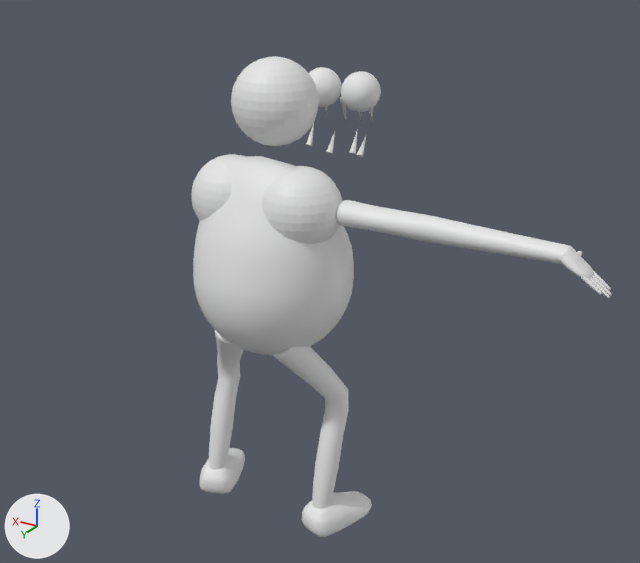
An edit to the Blender file Model/pork/pork.blend, drawn before and after from the same camera.
Camera for both pictures: a camera (50 mm lens) standing at (-1.089, 1.622, 1.435) and looking at (-0.068, -0.08, 0.584). Arrows for +X, +Y and +Z are at lower left; the lights stay in place.

Objects in the first picture: 'Onion_low.002', 'Onion_low.004', 'Onion_low.005', 'Onion_low.006', 'Sphere', 'Sphere.001', 'Sphere.002'.
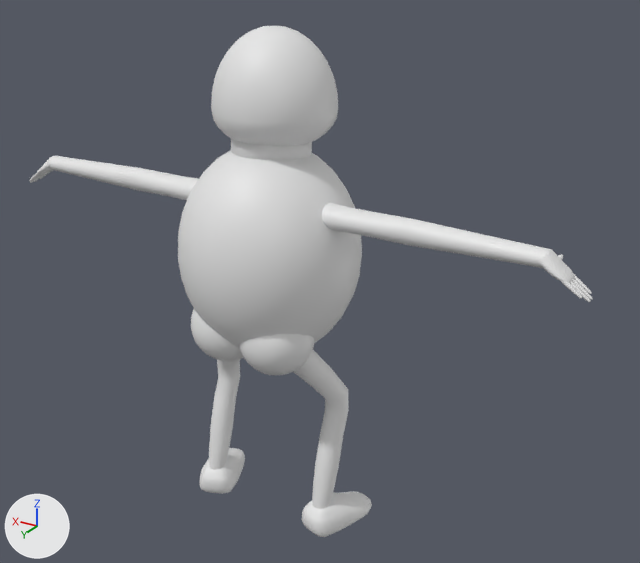
Commit message: pork 모델링 진행중
pork 모델링 진행중

Pixel boxes [x1, y1, x2, y2] of what changed, in the pictures (640 x 563 px; the box of a moved part takes in the faces that stretch with it):
'Sphere', reshaped, moved, rescaled
    before: [193, 156, 354, 355]
    after: [178, 150, 362, 348]
'Sphere.001', reshaped, moved, rescaled (16% narrower, 33% taller)
    before: [191, 154, 343, 244]
    after: [211, 26, 338, 146]
'Onion_low.002', reshaped, moved (104% wider, 48% taller)
    before: [336, 200, 612, 298]
    after: [29, 156, 593, 302]
'Sphere.002', deleted
    before: [231, 56, 319, 146]
'Sphere.003', added
    after: [191, 309, 315, 375]
'Onion_low.006', hidden
    before: [309, 67, 381, 112]
'Cylinder', added
    after: [231, 139, 312, 160]
'Onion_low.005', hidden
    before: [306, 97, 374, 157]
part 1 of me_mesh_003, moved or reshaped
    before: [336, 200, 570, 264]
    after: [322, 203, 551, 268]
part 2 of me_mesh_003, moved or reshaped
    before: [558, 246, 594, 279]
    after: [538, 249, 574, 283]
part 3 of me_mesh_003, moved or reshaped
    before: [581, 277, 602, 295]
    after: [561, 281, 582, 299]
part 4 of me_mesh_003, moved or reshaped
    before: [589, 277, 610, 298]
    after: [572, 279, 593, 300]
part 5 of me_mesh_003, moved or reshaped
    before: [593, 271, 611, 290]
    after: [574, 274, 592, 294]
part 6 of me_mesh_003, moved or reshaped
    before: [592, 275, 612, 296]
    after: [570, 281, 591, 302]
part 7 of me_mesh_003, added
    after: [49, 156, 199, 200]
part 8 of me_mesh_003, added
    after: [37, 157, 54, 174]
part 9 of me_sphere, moved or reshaped
    before: [193, 156, 354, 309]
    after: [178, 150, 362, 287]
part 10 of me_sphere_001, deleted
    before: [191, 154, 343, 244]
part 11 of me_sphere_001, added
    after: [211, 26, 338, 146]

Patch to the scene script:
```diff
--- a/Model/pork/pork.blend.py
+++ b/Model/pork/pork.blend.py
@@ me_mesh_003 @@
 me_mesh_003.from_pydata(...)  # 5294 vertices, 5280 faces; spans x -0.77..-0.186, y -0.053..0.033, z 0.547..0.641
+# me_mesh_003 part 1: the loose piece of 3330 vertices spanning x -0.683..-0.186, y -0.033..0.033, z 0.585..0.641 is moved by (0.026, 0.019, 0.197)
+# me_mesh_003 part 2: the loose piece of 514 vertices spanning x -0.731..-0.662, y -0.031..0.03, z 0.577..0.63 is moved by (0.026, 0.019, 0.197)
+# me_mesh_003 part 3: the loose piece of 290 vertices spanning x -0.757..-0.715, y 0.016..0.027, z 0.557..0.589 is moved by (0.026, 0.019, 0.197)
+# me_mesh_003 part 4: the loose piece of 290 vertices spanning x -0.77..-0.715, y 0.003..0.014, z 0.547..0.589 is moved by (0.026, 0.005, 0.197)
+# me_mesh_003 part 5: the loose piece of 290 vertices spanning x -0.764..-0.714, y -0.026..-0.012, z 0.552..0.59 is moved by (0.026, 0.019, 0.197)
+# me_mesh_003 part 6: the loose piece of 290 vertices spanning x -0.77..-0.715, y -0.011..0.0, z 0.547..0.589 is moved by (0.026, 0.033, 0.197)
+# me_mesh_003 part 7: the loose piece of 3330 vertices spanning x -0.683..-0.186, y -0.033..0.033, z 0.585..0.641 is copied, and the copy is mirrored in x about its middle, then moved by (0.843, 0.019, 0.197); it spans x 0.16..0.657, y -0.014..0.052, z 0.782..0.838
+# me_mesh_003 part 8: the loose piece of 514 vertices spanning x -0.731..-0.662, y -0.031..0.03, z 0.577..0.63 is copied, and the copy is mirrored in x about its middle, then moved by (1.367, 0.019, 0.197); it spans x 0.636..0.705, y -0.012..0.049, z 0.774..0.827
@@ me_sphere @@
 # used by ob_sphere; location = (0.0, 0.019, 0.622); scale = (0.189, 0.189, 0.189)
-me_sphere.from_pydata(...)  # 482 vertices, 512 faces; spans x -1.0..1.0, y -1.0..1.0, z -1.0..1.57
+me_sphere.from_pydata(...)  # 482 vertices, 512 faces; spans x -1.0..1.0, y -1.0..1.0, z -1.0..1.0
+# me_sphere part 9: 216 of 482 vertices moved; they spanned x -1.0..1.0, y -0.91..0.91, z 0.2..1.57 and now span x -0.98..0.98, y -0.91..0.91, z 0.2..1.0; mean shift (0.0, -0.08, -0.12); largest move (0.52, 0.2, 1.48) -> (0.2, 0.0, 0.98)
@@ me_sphere_001 @@
-me_sphere_001.from_pydata(...)  # 960 vertices, 1024 faces; spans x -0.187..0.187, y -0.095..0.095, z 0.714..0.904
+me_sphere_001.from_pydata(...)  # 482 vertices, 512 faces; spans x -1.0..1.0, y -1.0..1.0, z -1.0..2.044
+# me_sphere_001 part 10: 960 vertices removed from x -0.187..0.187, y -0.095..0.095, z 0.714..0.904
+# me_sphere_001 part 11: 482 vertices added at x -1.0..1.0, y -1.0..1.0, z -1.0..2.044
+# me_sphere_001 part 12: the surface is now shaded smooth
@@ ob_onion_low_005 @@
 ob_onion_low_005.location = (0.0, 0.0, 0.39)
+ob_onion_low_005.hide_set(True)
@@ ob_onion_low_002 @@
 ob_onion_low_002 = bpy.data.objects.new('Onion_low.002', me_mesh_003)
-ob_onion_low_002.location = (0.0, 0.019, 0.197)
+ob_onion_low_002.location = (0.0, 0.037, 0.0)
@@ ob_onion_low_006 @@
 ob_onion_low_006.location = (0.0, 0.0, 0.0)
+ob_onion_low_006.hide_set(True)
@@ ob_sphere @@
 ob_sphere = bpy.data.objects.new('Sphere', me_sphere)
-ob_sphere.location = (0.0, 0.019, 0.622)
-ob_sphere.scale = (0.189, 0.189, 0.189)
+ob_sphere.location = (0.0, 0.031, 0.689)
+ob_sphere.scale = (0.213, 0.213, 0.255)
@@ ob_sphere_001 @@
 ob_sphere_001 = bpy.data.objects.new('Sphere.001', me_sphere_001)
-ob_sphere_001.location = (0.0, 0.045, 0.0)
+ob_sphere_001.location = (0.0, 0.0, 1.014)
+ob_sphere_001.scale = (0.14, 0.14, 0.0863)
@@ ob_sphere_002 @@
-ob_sphere_002 = bpy.data.objects.new('Sphere.002', me_sphere_002)
@@ ob_cylinder @@
+ob_cylinder = bpy.data.objects.new('Cylinder', me_cylinder_001)  # a 32-sided cylinder along z spanning x -1.15..1.15, y -1.1..1.2, z -2.09..1.61
+ob_cylinder.location = (0.0, 0.013, 0.944)
+ob_cylinder.rotation_euler = (0.0719, 0.0, 0.0)  # degrees (4.1, 0, 0)
+ob_cylinder.scale = (0.078, 0.078, 0.0347)
@@ ob_sphere_003 @@
+ob_sphere_003 = bpy.data.objects.new('Sphere.003', me_sphere_005)  # 956 vertices, 1024 faces; spans x -0.156..0.156, y 0.025..0.202, z 0.429..0.606
+ob_sphere_003.location = (0.0, 0.0, 0.0)
```
